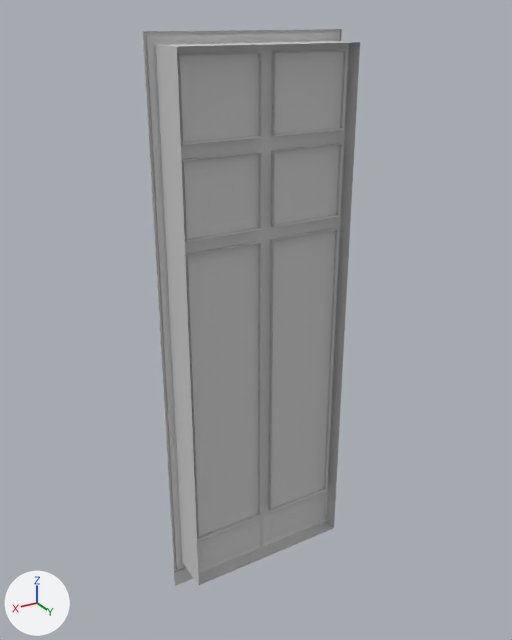
A saved change to the FBX model Assets/05_Models/Structures/Windows.FBX.
The view is the same before and after, from a camera (50 mm lens) standing at (1.7, 2.88, 2.96) and looking at (0.0, 0.05, 1.54). Every picture has the same lights, and +X, +Y and +Z are marked at lower left.

Script lines for the objects in view, before the commit:
```python
mat_walls = principled_material('WALLS')
mat_walls.base_color = (0.588, 0.588, 0.588)  # light grey #cacaca
mat_walls.roughness = 0.859
me_mesh = bpy.data.meshes.new('Mesh')
me_mesh.from_pydata(...)  # 1759 vertices, 1671 faces; spans x -0.5..0.5, y -0.01..0.21, z 0.0..2.9
me_mesh.materials.append(mat_walls)  # its picture is missing
me_mesh_001 = bpy.data.meshes.new('Mesh.001')
me_mesh_001.from_pydata(...)  # 48 vertices, 30 faces; spans x -0.41..0.41, y 0.13..0.14, z 0.41..2.81
me_mesh_001.materials.append(mat_walls)  # its picture is missing
ob_glass = bpy.data.objects.new('Glass', me_mesh_001)
ob_glass.location = (0.0, 0.0, 0.0)
ob_window = bpy.data.objects.new('Window', me_mesh)
ob_window.location = (0.0, 0.0, 0.0)
```
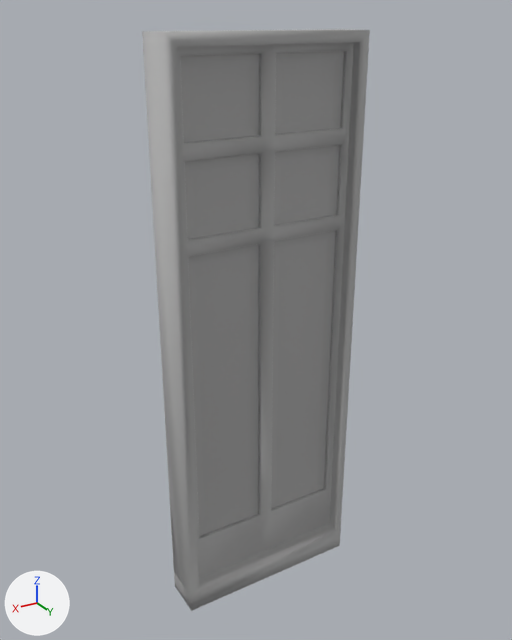
Location of each change, [x1, y1, x2, y2] in pixels of the pictures (512 x 640 px):
'Glass', surface changed
    both: [180, 51, 344, 536]
'Window', surface changed, reshaped
    before: [142, 29, 360, 586]
    after: [142, 29, 370, 611]
part 1 of me_mesh, cut back
    before: [142, 29, 360, 586]
    after: [143, 29, 370, 611]

What changed in the scene script:
```text
Change mat_walls:
    mat_walls.metallic: 0.0 -> 1.0
Change me_mesh:
    used by ob_window; location = (0.0, 0.0, 0.0)
    remove me_mesh.from_pydata(...)  # 1759 vertices, 1671 faces; spans x -0.5..0.5, y -0.01..0.21, z 0.0..2.9
    add me_mesh.from_pydata(...)  # 802 vertices, 780 faces; spans x -0.5..0.5, y -0.01..0.21, z 0.0..2.9
    me_mesh part 1: 10 vertices moved from x -0.45..0.45, y 0.0..0.16, z 0.15..2.82 to x -0.45..0.45, y 0.0..0.16, z 0.15..2.85; 979 vertices removed from x -0.5..0.5, y -0.01..0.21, z 0.1..2.9; 22 vertices added at x -0.5..0.5, y 0.16..0.21, z 0.0..2.9
```
